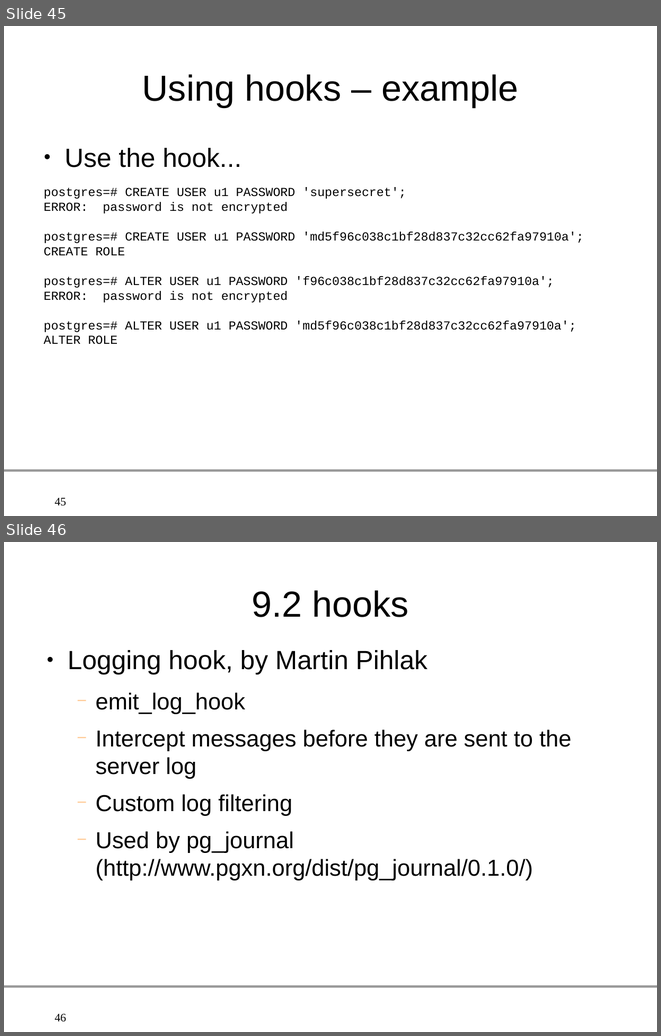
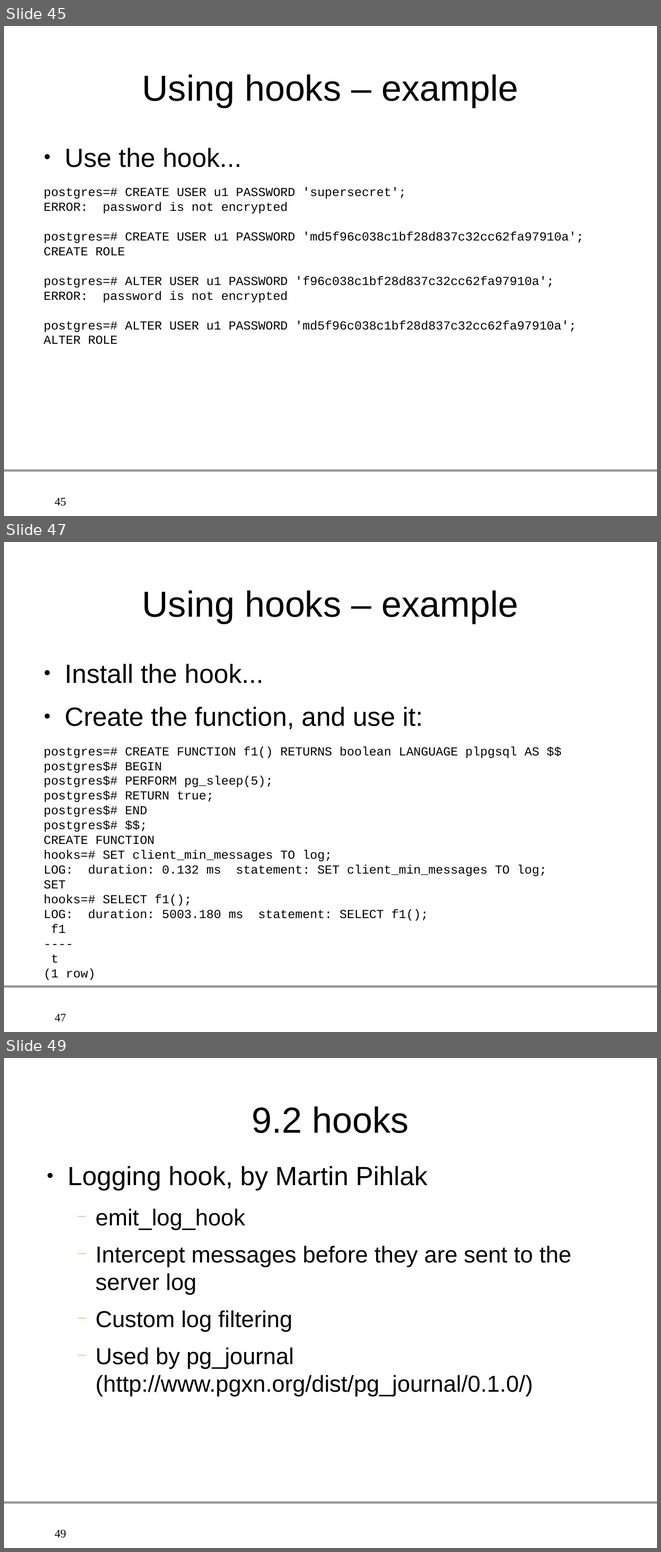
Before and after one commit to gleu/Hooks-in-PostgreSQL, a slide deck: hooks_in_postgresql.odp. Shown one above the other, each under a label of ours: slides 45 and 46 before the commit, slides 45, 47 and 49 after it; the slides between them are not shown. The pictures are 661x1036 and 661x1552 pixels, drawn with LibreOffice and Linux fonts; fonts in the diff are those of the drawing; background and template pictures are left out. Boxes give left, top, right and bottom in pixels: in the first picture for what was removed or moved away, otherwise in the second. Text is boxed around its words. In the diff, an @@ line names an element or a change of style, - is before the commit and + after.

Commit message:
Add an example with the LOAD statement

```diff
--- a/hooks_in_postgresql.odp
+++ b/hooks_in_postgresql.odp
@@ slide 47 added at [4, 542, 657, 1032], background #FFFFFF; not listed: 2 template elements that a slide beside it also shows @@
@@ title added at [142, 590, 518, 624], 44 pt, text #000000 @@
+Using hooks – example
@@ text added at [44, 664, 547, 980], 15 pt, text #000000 @@
+● Install the hook...
+● Create the function, and use it:
+postgres=# CREATE FUNCTION f1() RETURNS boolean LANGUAGE plpgsql AS $$
+postgres$# BEGIN
+postgres$# PERFORM pg_sleep(5);
+postgres$# RETURN true;
+postgres$# END
+postgres$# $$;
+CREATE FUNCTION
+hooks=# SET client_min_messages TO log;
+LOG: duration: 0.132 ms statement: SET client_min_messages TO log;
+SET
+hooks=# SELECT f1();
+LOG: duration: 5003.180 ms statement: SELECT f1();
+f1
+----
+t
+(1 row)
@@ what was slide 46 is now slide 49 @@
@@ page number at [55, 1530, 67, 1538]: text changed @@
-46
+49
```
Also in this commit, not shown: 1 slide changed, 2 other slides added.
